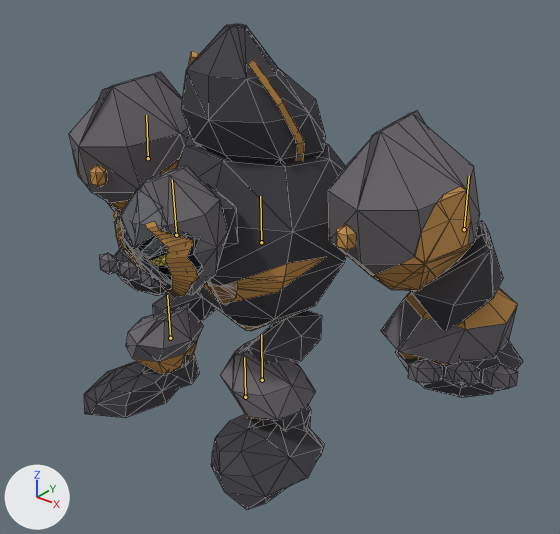
A saved change to the Blender file art/enemies/juggernaut/production/animated/juggernaut.blend.
Camera for both pictures: a camera (50 mm lens) standing at (1.65, -1.86, 1.76) and looking at (0.1, 0.09, 0.55). Lighting does not change. The marker at lower left points along +X, +Y and +Z. The older version comes first. Both versions are drawn at frame 30 of the action 'Windup'; the numbers are the values there. The bones that bend it are drawn over the model as lines. Mesh edges are drawn as thin lines.

Names of what the first picture shows: 'juggernaut | palette mesh'.
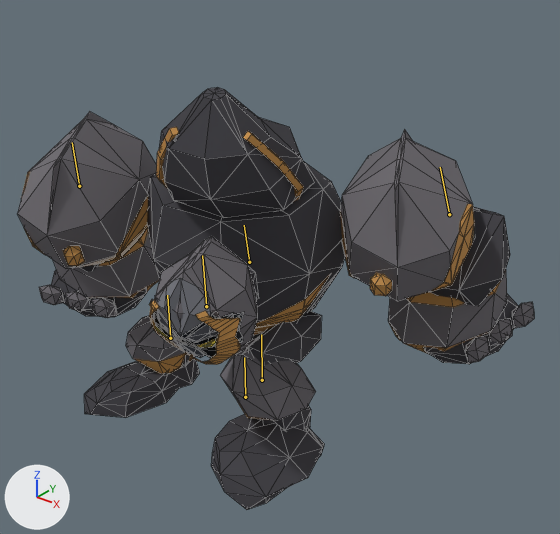
The change in detail:
Bone 'body' (bone_body) moves from (0.0, 0.015, 0.0) to (0.0, -0.039, 0.069).
Bone 'body' (bone_body) turns from (1, 6, 0) to (20, 27, 0) degrees about its own x, y and z.
Bone 'head' (bone_head) moves from (0.0, 0.0, 0.0) to (0.0, 0.059, 0.0).
Bone 'head' (bone_head) turns from (0, -2, 0) to (-11, -8, 0) degrees about its own x, y and z.
Bone 'arm.L' (bone_arm_l) turns from (-5, -2, 0) to (-10, -9, 0) degrees about its own x, y and z.
Bone 'arm.R' (bone_arm_r) turns from (-6, 25, 0) to (-20, 49, 0) degrees about its own x, y and z.

Location of each change, (x1, y1, x2, y2) in pixels of the pictures (560 x 534 px):
'juggernaut | palette mesh', posed (14% wider, 13% shorter)
    before: (69, 24, 523, 510)
    after: (18, 88, 534, 510)
bone 'body', root to tip
    before: (261, 242) to (260, 196)
    after: (249, 262) to (244, 225)
bone 'head', root to tip
    before: (176, 235) to (172, 179)
    after: (206, 306) to (202, 255)
bone 'arm.L', root to tip
    before: (148, 158) to (146, 115)
    after: (79, 186) to (72, 142)
bone 'arm.R', root to tip
    before: (464, 229) to (469, 175)
    after: (449, 214) to (440, 167)
